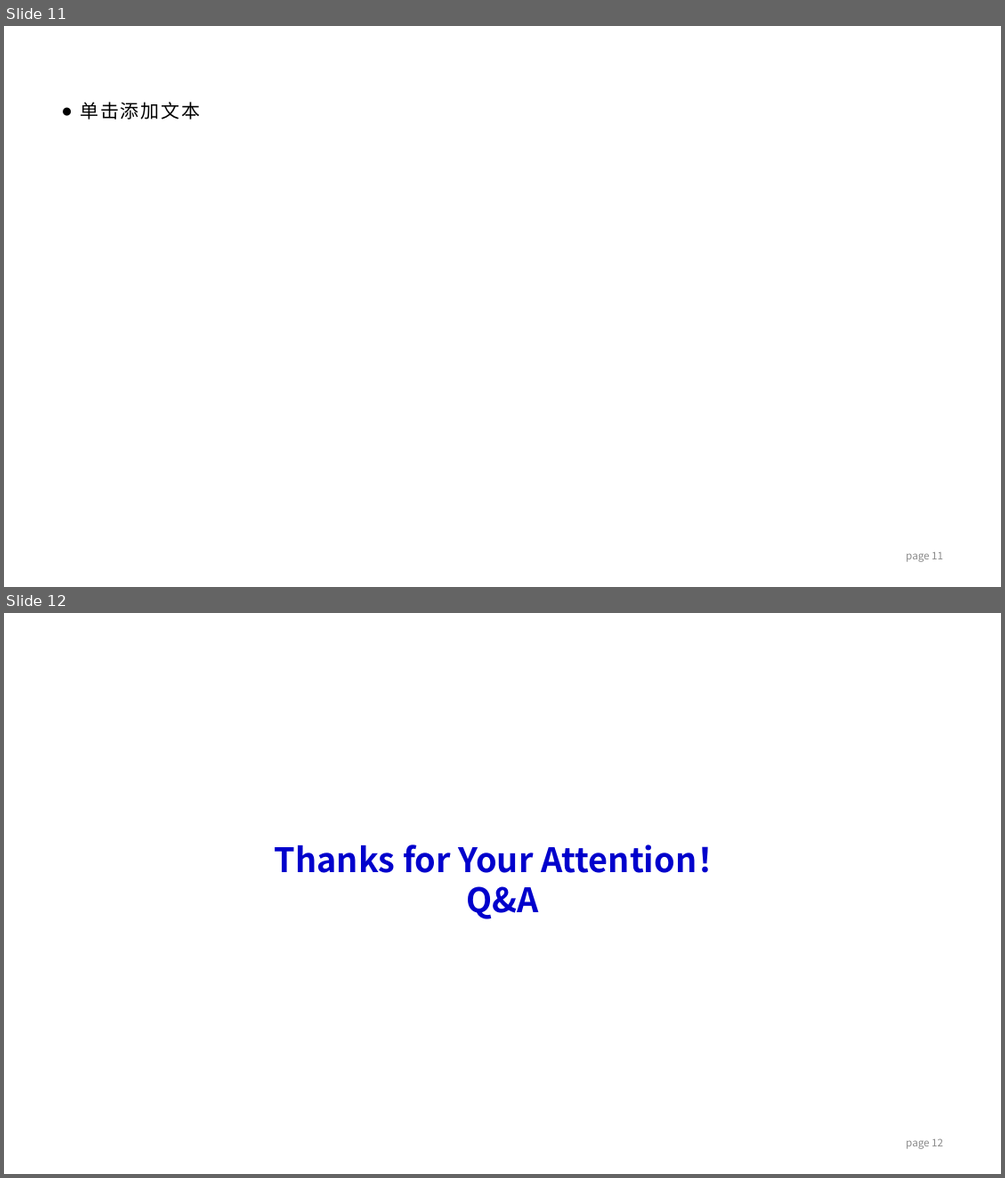
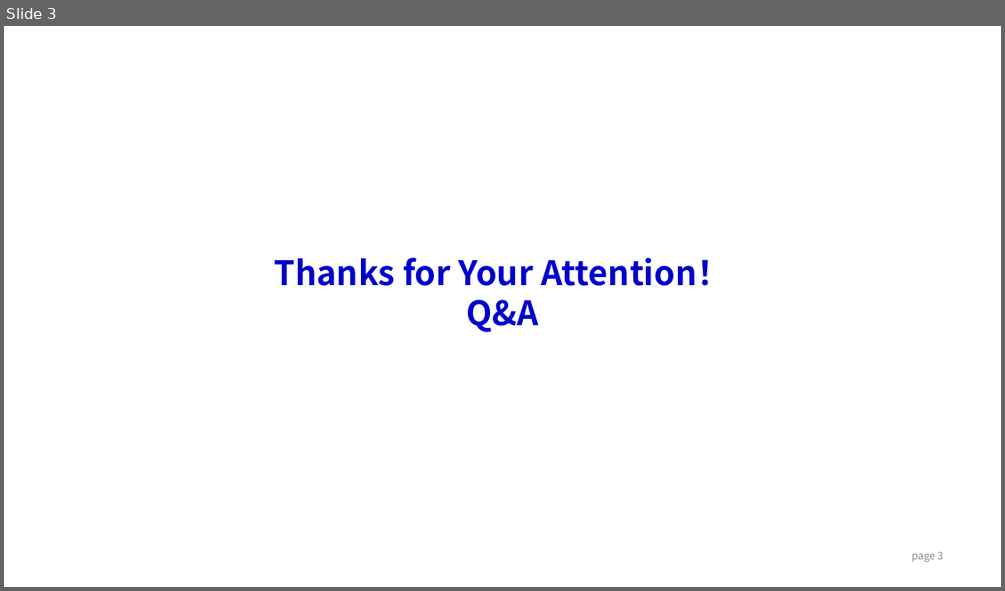
Before and after one commit to dzx0217/dzx0217.github.io, a slide deck: contents/ppt/Template.pptx. Shown one above the other, each under a label of ours: slides 11 and 12 before the commit, slide 3 after it. The pictures are 1005x1178 and 1005x591 pixels, drawn with LibreOffice and Linux fonts; fonts in the diff are those of the drawing. Boxes give left, top, right and bottom in pixels: in the first picture for what was removed or moved away, otherwise in the second. Text is boxed around its words. In the diff, an @@ line names an element or a change of style, - is before the commit and + after.

```diff
--- a/contents/ppt/Template.pptx
+++ b/contents/ppt/Template.pptx
@@ slide 11 removed at (4, 26, 1001, 587), background #FFFFFF @@
@@ text removed at (80, 102, 200, 119) @@
-● 单击添加文本
@@ page number removed at (906, 552, 943, 562) @@
-page 11
@@ what was slide 12 is now slide 3 @@
@@ page number at (912, 551, 943, 562): text changed @@
-page 12
+page 3
```
Also in this commit, not shown: 1 slide changed, 1 slide added, 9 other slides removed.
